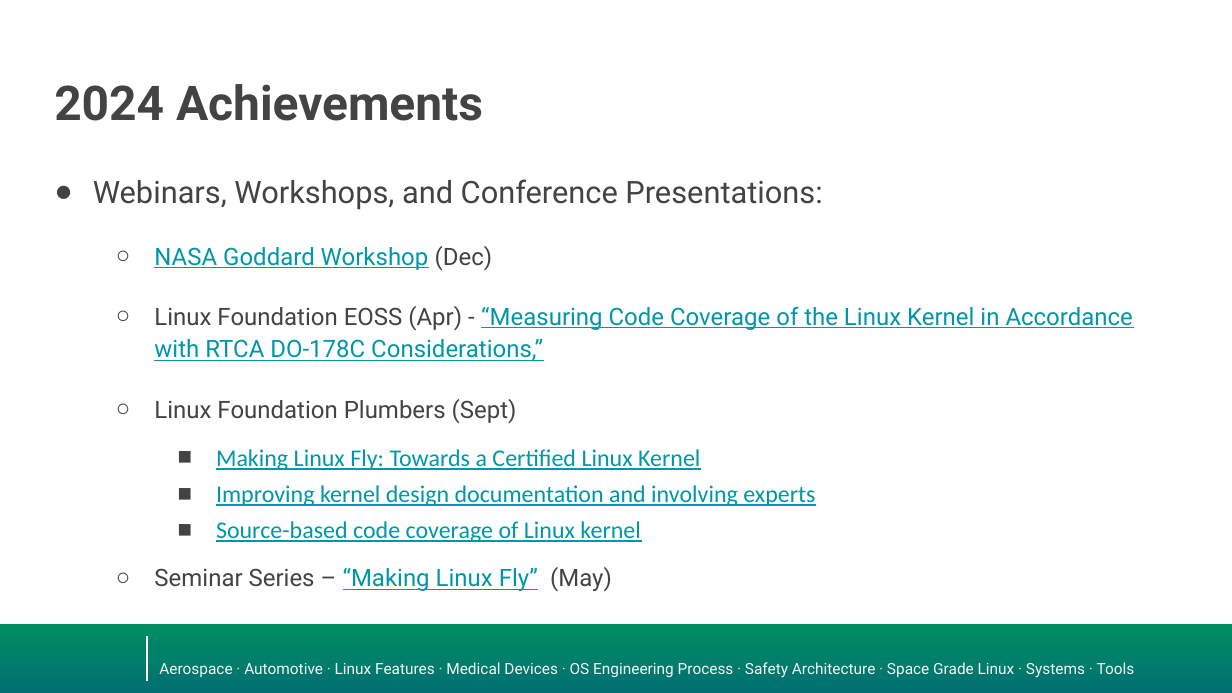
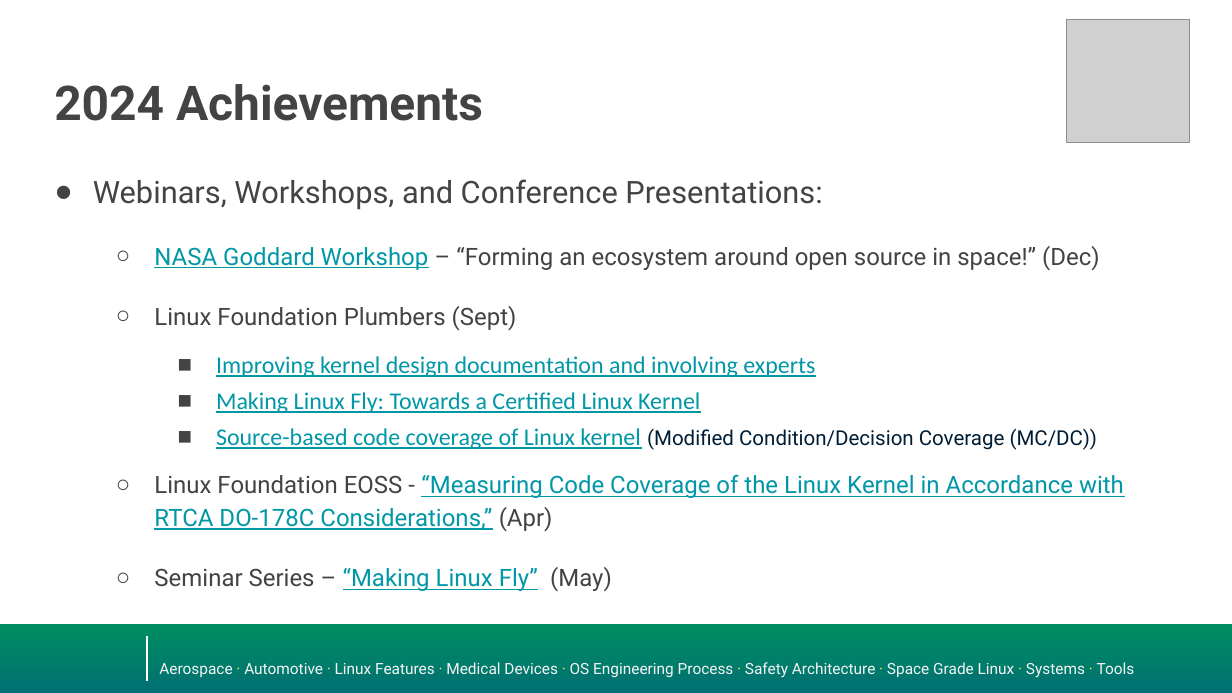
Before and after one commit to elisa-tech/wg-aerospace, a slide deck: slide 4 of presentations/ELISA-aerospace-wg-updates-2025.pptx. Drawn at 1232x693 pixels with LibreOffice and Linux fonts; fonts in the diff are those of the drawing; grey boxes stand for pictures; background and template pictures are left out. Boxes give left, top, right and bottom in pixels: in the first picture for what was removed or moved away, otherwise in the second. Text is boxed around its words. In the diff, an @@ line names an element or a change of style, - is before the commit and + after.

```diff
--- a/presentations/ELISA-aerospace-wg-updates-2025.pptx
+++ b/presentations/ELISA-aerospace-wg-updates-2025.pptx
@@ picture added at (1066, 20, 1189, 143) @@
@@ text at (154, 246, 1100, 270): text changed; text colour #0097A7 to #434343 @@
-  ○ NASA Goddard Workshop (Dec)
-  ○ Linux Foundation EOSS (Apr) - “Measuring Code Coverage of the Linux Kernel in Accordance with RTCA DO-178C Considerations,”
+  ○ NASA Goddard Workshop – “Forming an ecosystem around open source in space!” (Dec)
@@ text at (216, 356, 815, 377): paragraph added @@
+    ■ Improving kernel design documentation and involving experts
@@ text at (154, 428, 1124, 531): text changed; font Calibri to Roboto @@
-    ■ Improving kernel design documentation and involving experts
-    ■ Source-based code coverage of Linux kernel
+    ■ Source-based code coverage of Linux kernel (Modified Condition/Decision Coverage (MC/DC))
+  ○ Linux Foundation EOSS - “Measuring Code Coverage of the Linux Kernel in Accordance with RTCA DO-178C Considerations,” (Apr)
```
Also in this commit, not shown: 5 other slides changed.
